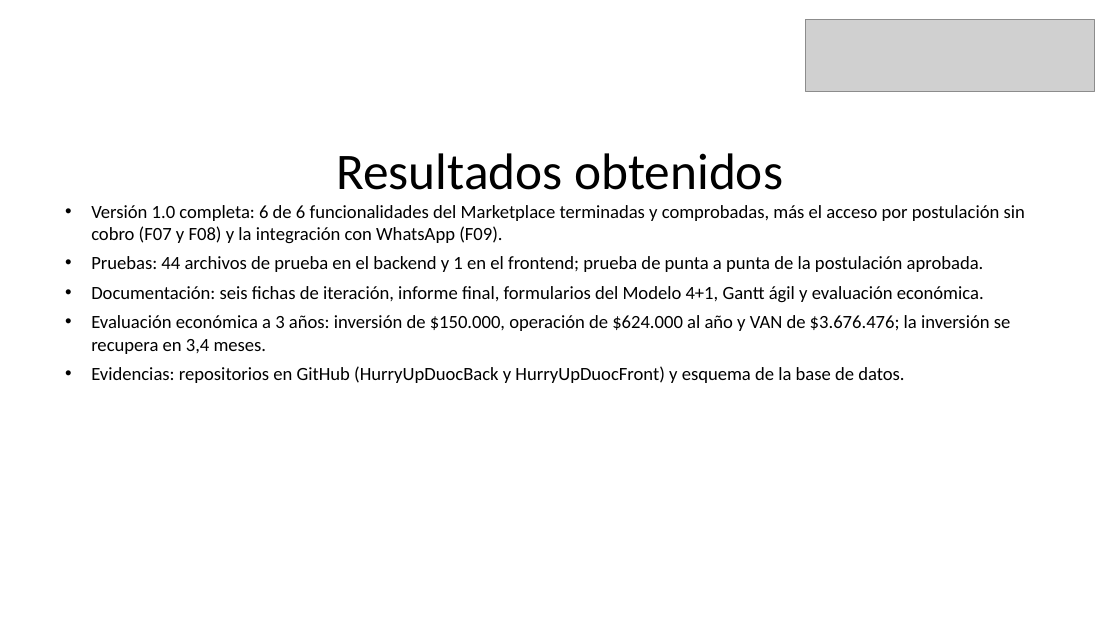
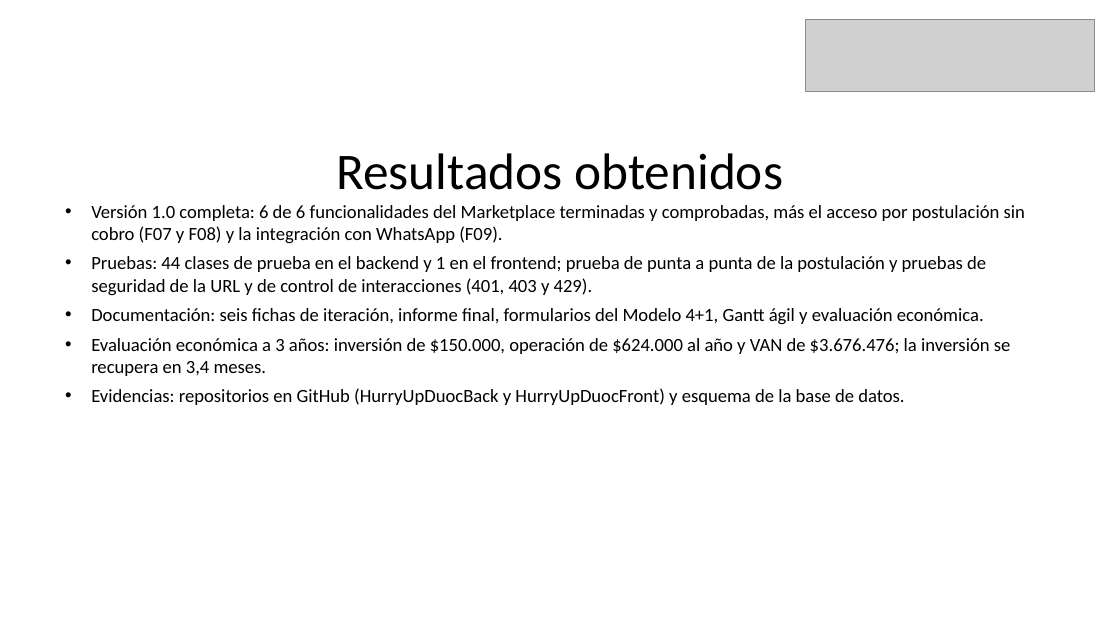
Before and after one commit to Vichobustosss/2026_2_BUSTOS-HEREDIA_CASPTONE_002D_GRUPO_006, a slide deck: slide 12 of Fase 2/Evidencias Proyecto/Presentación Proyecto.pptx. Drawn at 1120x630 pixels with LibreOffice and Linux fonts; fonts in the diff are those of the drawing; grey boxes stand for pictures. Boxes give left, top, right and bottom in pixels: in the first picture for what was removed or moved away, otherwise in the second. Text is boxed around its words. In the diff, an @@ line names an element or a change of style, - is before the commit and + after.

```diff
--- a/Fase 2/Evidencias Proyecto/Presentación Proyecto.pptx
+++ b/Fase 2/Evidencias Proyecto/Presentación Proyecto.pptx
@@ text at (91,256,986,295): text changed @@
-• Pruebas: 44 archivos de prueba en el backend y 1 en el frontend; prueba de punta a punta de la postulación aprobada.
+• Pruebas: 44 clases de prueba en el backend y 1 en el frontend; prueba de punta a punta de la postulación y pruebas de seguridad de la URL y de control de interacciones (401, 403 y 429).
```
Also in this commit, not shown: 1 other slide changed, 17 other files.
